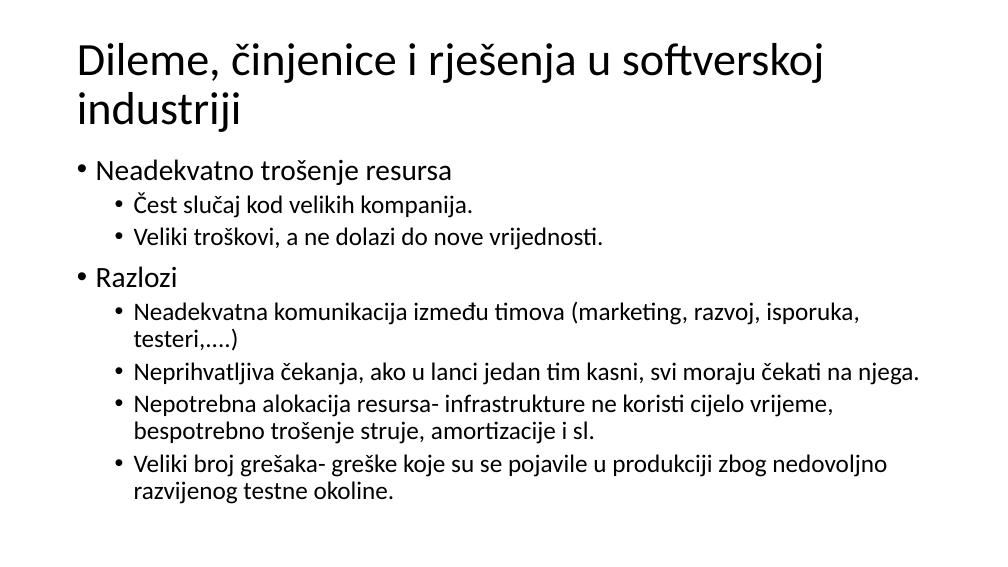
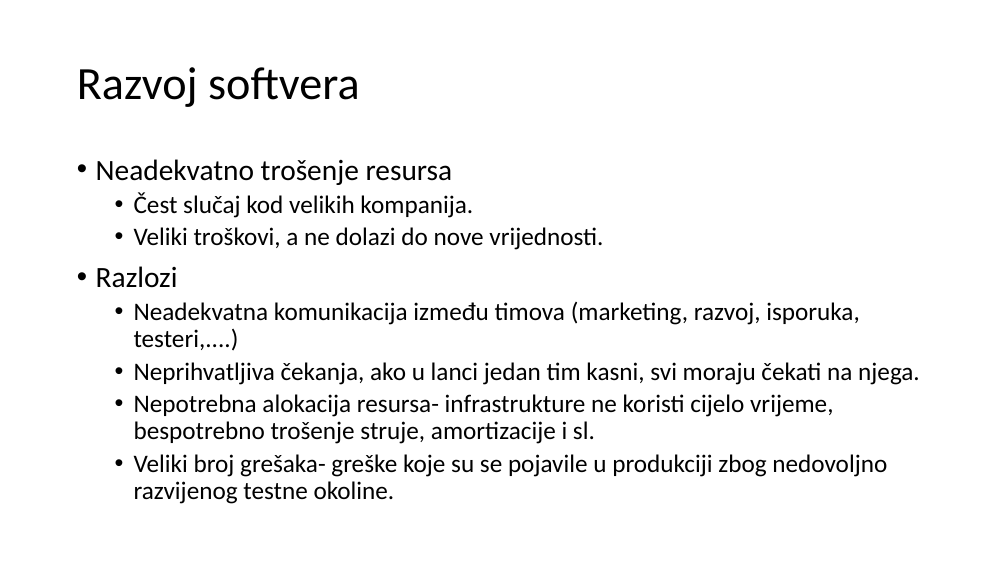
Before and after one commit to bhrnjica/RS-II, a slide deck: slide 5 of 09 Predavanje/Predavanje 09- DevOps.pptx. Drawn at 1008x567 pixels with LibreOffice and Linux fonts; fonts in the diff are those of the drawing. Boxes give left, top, right and bottom in pixels: in the first picture for what was removed or moved away, otherwise in the second. Text is boxed around its words. In the diff, an @@ line names an element or a change of style, - is before the commit and + after.

```diff
--- a/09 Predavanje/Predavanje 09- DevOps.pptx
+++ b/09 Predavanje/Predavanje 09- DevOps.pptx
@@ title at <box>77,67,360,107</box>: text changed @@
-Dileme, činjenice i rješenja u softverskoj industriji
+Razvoj softvera
```
Also in this commit, not shown: 7 other slides changed, 1 slide added.
